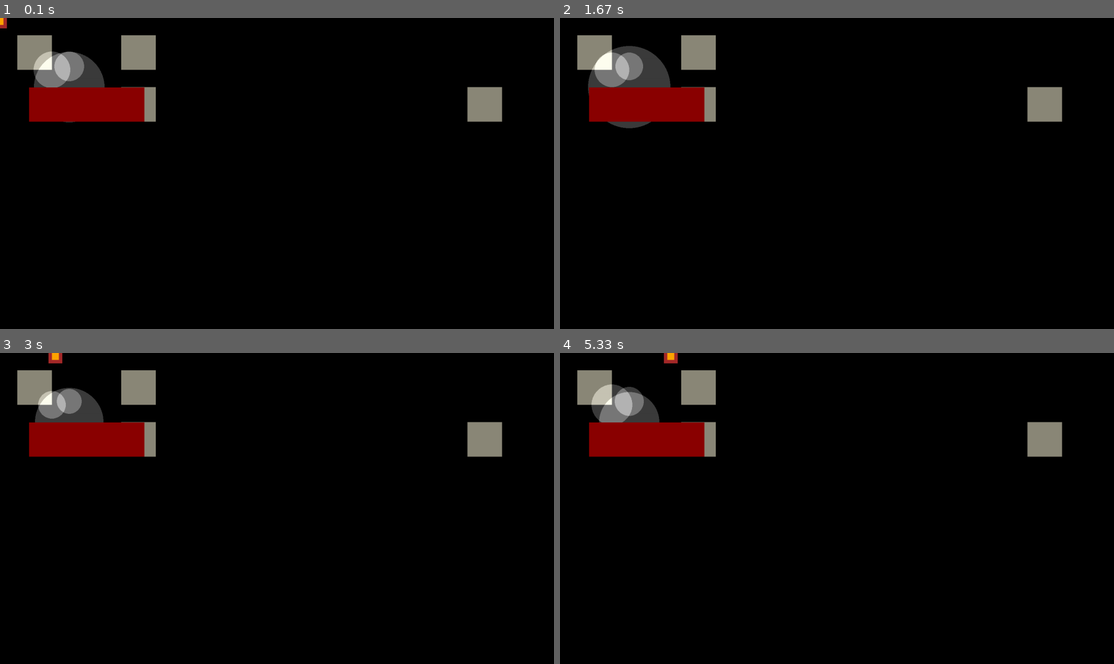
Above: before the commit, frames 1-4 (two rows, left to right).
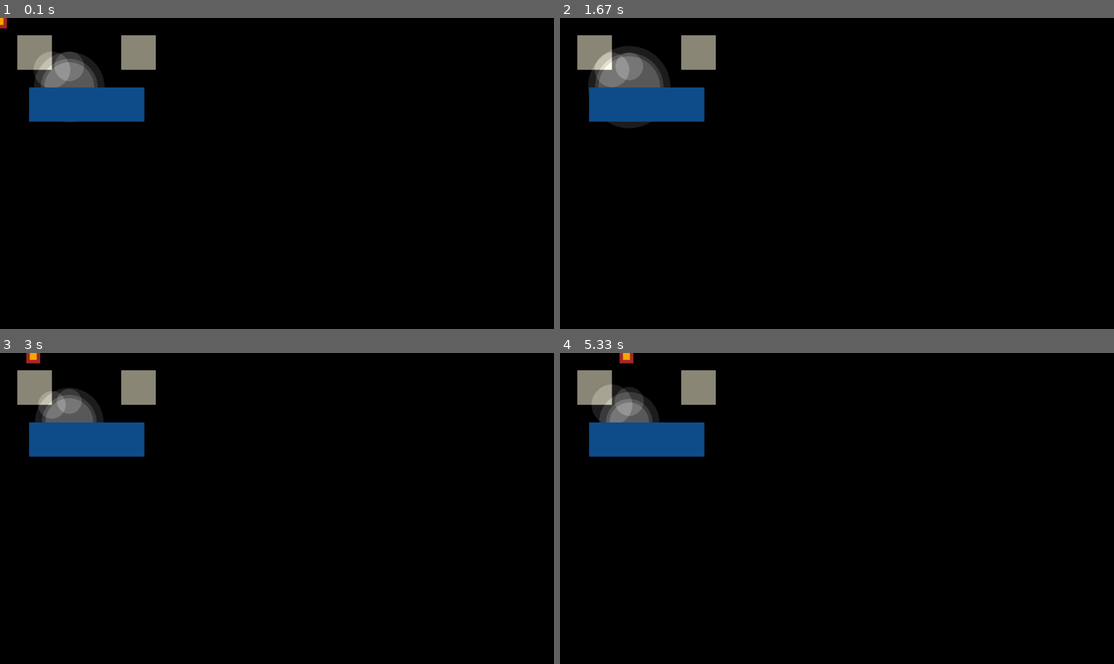
Above: after the commit, the same moments.

Repository: binnev/pygame_sandbox
Game: pygame game, started from blitting_flags_test/__main__.py
The game is run twice, just before and just after one commit, with the same random seed, the same clock (stepped at 60 frames per second) and the same inputs.
Inputs:
- Up to frame 1 (0.1 s): no input
- Up to frame 2 (1.67 s): hold D 0.33-0.8 s; hold W 0.83-1.13 s; hold D 1.17-1.63 s
- Up to frame 3 (3 s): hold S 2.23-2.53 s; hold A 2.57-2.97 s
- Up to frame 4 (5.33 s): hold W 3-3.37 s; hold D 3.4-4.03 s; hold S 4.07-4.43 s; hold A 4.47-4.93 s; hold D from 4.97 s (still down)

The runs differ from the first frame. In frame 1, 4.2% of the frame differs, in the area x 5-91%, y 10-34%; in frame 2, 4.4%; in frame 3, 4.2%; in frame 4, 4.4%, in the area x 5-91%, y 0-34%.

Commit message:
Sweet lights

Diff:
--- a/blitting_flags_test/__main__.py
+++ b/blitting_flags_test/__main__.py
@@ -20,7 +20,7 @@
     width = 40
     height = 60
     color = Color("orange")
-    speed = 5
+    speed = 3
 
     def __init__(self, x, y):
         super().__init__()
@@ -56,7 +56,7 @@
 
 
 class Glow(Entity):
-    color = (60, 60, 60)
+    color = (30, 30, 30)
 
     def __init__(self, x, y, radius, color=None, variance=0, period=0):
         super().__init__()
@@ -94,25 +94,25 @@
     midground = Group()
     foreground = Group()
     lighting = Group()
+    lighting2 = Group()
     groups = [
         background,
         midground,
         lighting,
         foreground,
+        lighting2,
     ]
 
     # add static stuff
     background.add(
         Block(100, 100, 100, 100, Color("cornsilk4")),
         Block(400, 100, 100, 100, Color("cornsilk4")),
-        Block(400, 250, 100, 100, Color("cornsilk4")),
-        Block(1400, 250, 100, 100, Color("cornsilk4")),
     )
-    foreground.add(
-        Block(250, 250, 333, 99, Color("darkred")),
-    )
+    foreground.add(Block(250, 250, 333, 99, Color("dodgerblue4")),)
     lighting.add(
         Glow(200, 200, radius=100, variance=20, period=360),
+        Glow(200, 200, radius=80, variance=20, period=360),
+        Glow(200, 200, radius=70, variance=20, period=360),
         Glow(150, 150, radius=50, variance=10, period=100),
         Glow(200, 140, radius=40, variance=5, period=50),
     )
